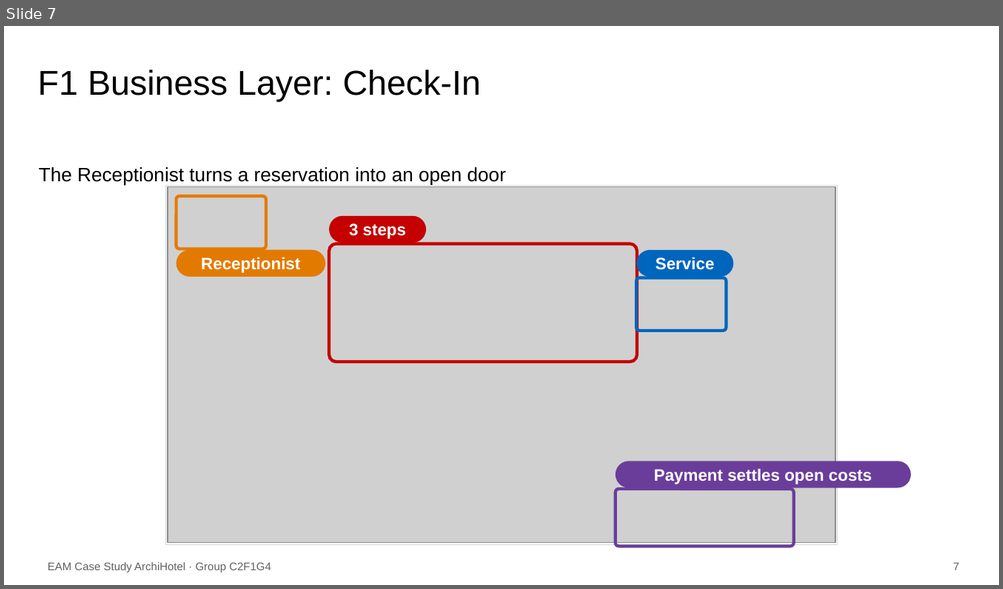
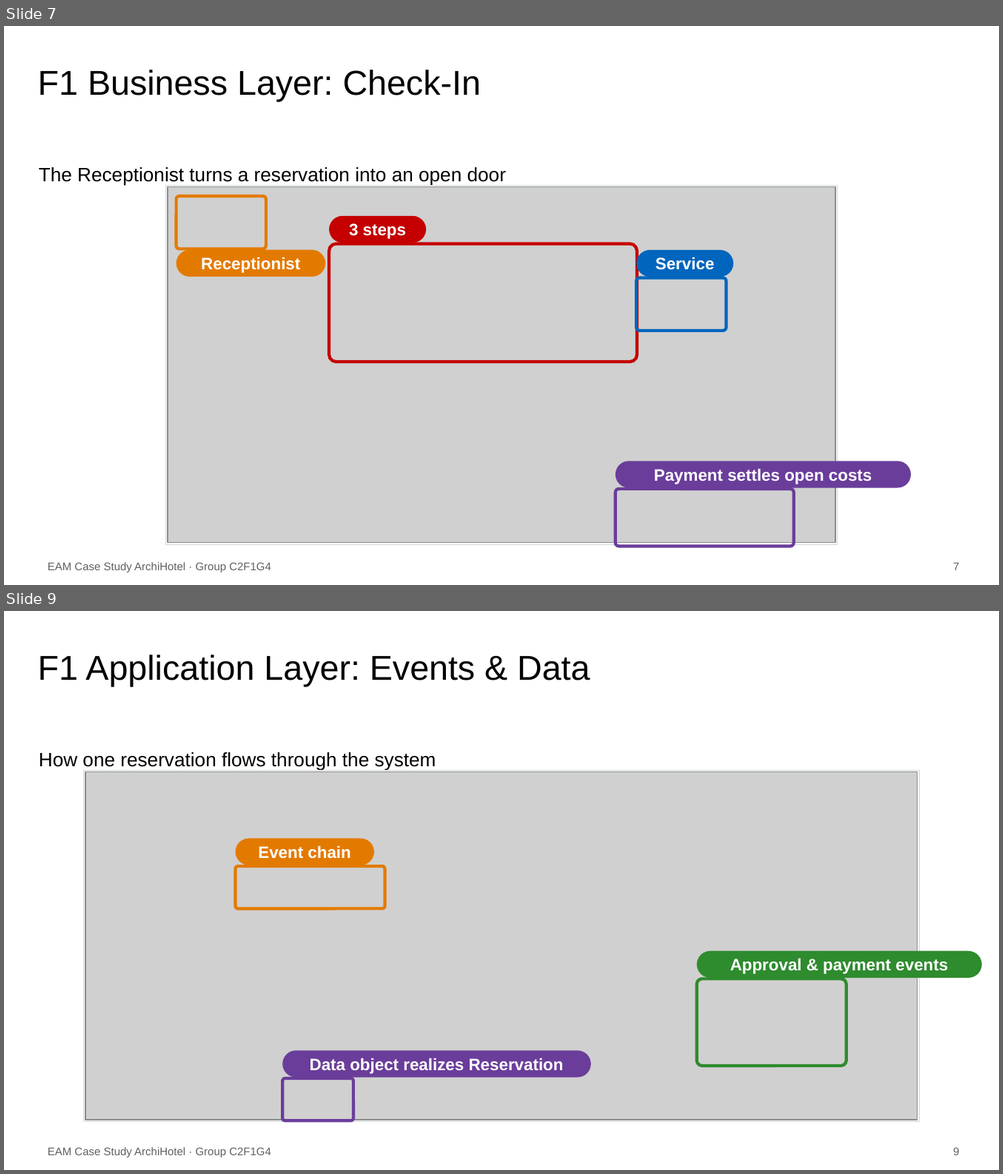
Before and after one commit to KatrinSchw/enterprise-architecture-model, a slide deck: slides/C2F1G4.pptx. Shown one above the other, each under a label of ours: slide 7 before the commit, slides 7 and 9 after it; the slides between them are not shown. The pictures are 1003x589 and 1003x1174 pixels, drawn with LibreOffice and Linux fonts; fonts in the diff are those of the drawing; grey boxes stand for pictures; background and template pictures are left out. Boxes give left, top, right and bottom in pixels: in the first picture for what was removed or moved away, otherwise in the second. Text is boxed around its words. In the diff, an @@ line names an element or a change of style, - is before the commit and + after.

```diff
--- a/slides/C2F1G4.pptx
+++ b/slides/C2F1G4.pptx
@@ slide 9 added at (4,611,999,1170), background #FFFFFF @@
@@ title added at (38,655,589,686), 25 pt, text #000000 @@
+F1 Application Layer: Events & Data
@@ text added at (39,752,436,771), 14 pt, text #000000 @@
+How one reservation flows through the system
@@ rectangle added at (84,770,919,1122), fill #FFFFFF, outline #D0D8DF 0.5 pt @@
@@ picture added at (85,772,917,1120) @@
@@ rounded rectangle added at (236,839,375,866), fill #E37A00, 12 pt, text #FFFFFF, bold @@
+Event chain
@@ rounded rectangle added at (236,866,385,909), outline #E37A00 2.25 pt @@
@@ rounded rectangle added at (696,951,982,978), fill #2E8B2E, 12 pt, text #FFFFFF, bold @@
+Approval & payment events
@@ rounded rectangle added at (696,979,845,1065), outline #2E8B2E 2.25 pt @@
@@ rounded rectangle added at (282,1051,591,1077), fill #6A3D9A, 12 pt, text #FFFFFF, bold @@
+Data object realizes Reservation
@@ rounded rectangle added at (282,1079,353,1121), outline #6A3D9A 2.25 pt @@
@@ text added at (48,1147,271,1158), 8 pt, text #606060 @@
+EAM Case Study ArchiHotel · Group C2F1G4
@@ text added at (953,1147,959,1156), 8 pt, text #606060 @@
+9
```
Also in this commit, not shown: 10 slides changed, 3 other files.
